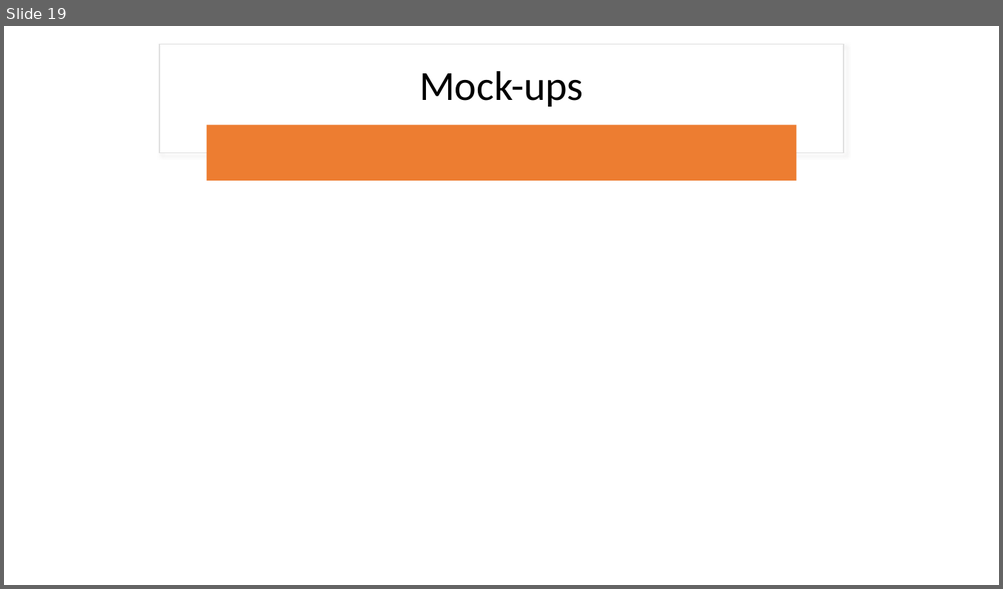
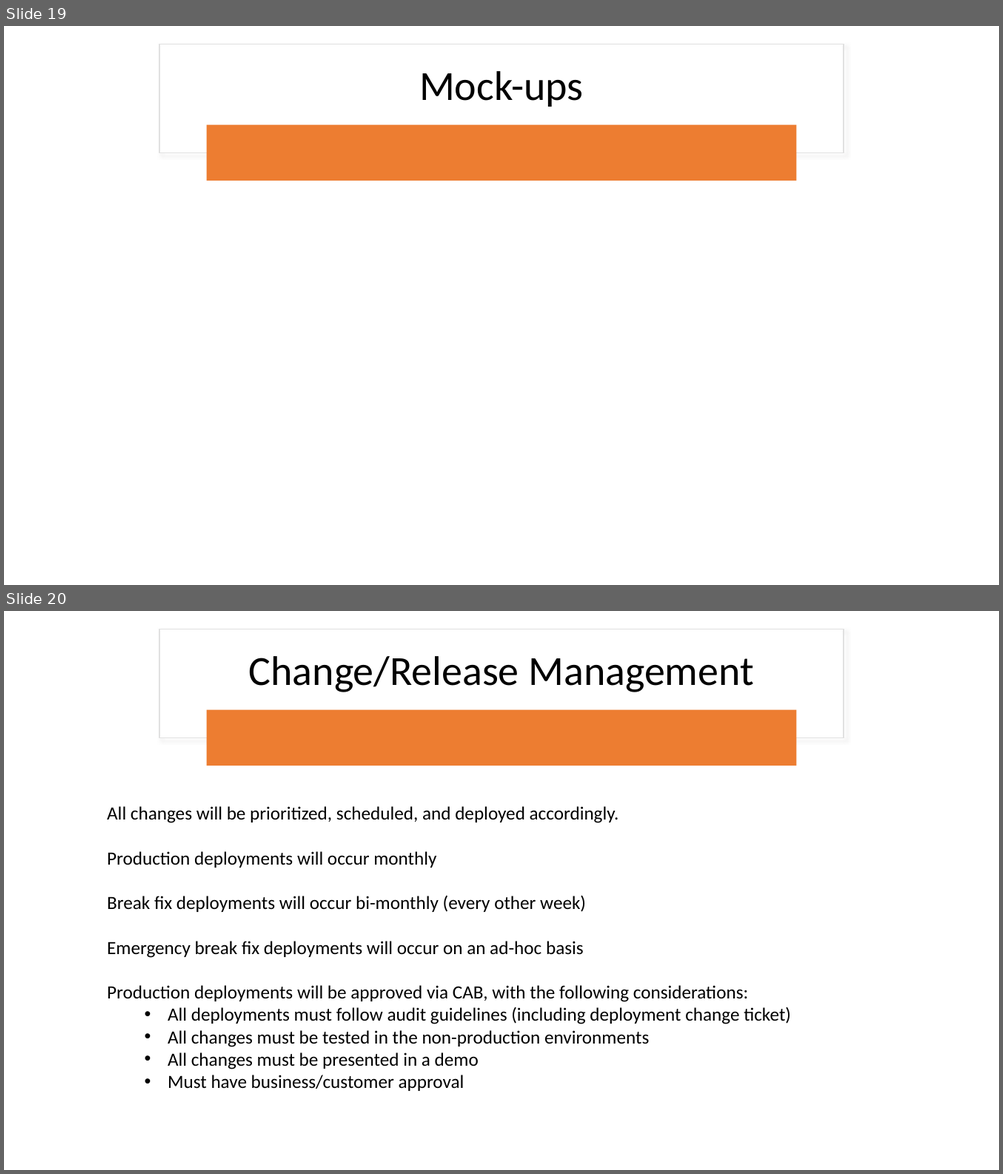
Before and after one commit to rlennon/ConnachtUni, a slide deck: documentation/Demonstrations/Connacht_University_TeamDC.pptx. Shown one above the other, each under a label of ours: slide 19 before the commit, slides 19 and 20 after it. The pictures are 1003x589 and 1003x1174 pixels, drawn with LibreOffice and Linux fonts; fonts in the diff are those of the drawing. Boxes give left, top, right and bottom in pixels: in the first picture for what was removed or moved away, otherwise in the second. Text is boxed around its words. In the diff, an @@ line names an element or a change of style, - is before the commit and + after.

Commit message:
Added Change Management Slide

```diff
--- a/documentation/Demonstrations/Connacht_University_TeamDC.pptx
+++ b/documentation/Demonstrations/Connacht_University_TeamDC.pptx
@@ slide 20 added at <box>4,611,999,1170</box>, background #FFFFFF @@
@@ rectangle added at <box>159,629,843,738</box>, fill #FFFFFF, outline #E1E1E1 1 pt @@
@@ title added at <box>249,656,754,692</box>, 40 pt, text #000000 @@
+Change/Release Management
@@ rounded rectangle added at <box>207,709,797,766</box>, fill #ED7D31 @@
@@ text added at <box>107,806,791,1091</box>, 18 pt, text #000000 @@
+All changes will be prioritized, scheduled, and deployed accordingly.
+Production deployments will occur monthly
+Break fix deployments will occur bi-monthly (every other week)
+Emergency break fix deployments will occur on an ad-hoc basis
+Production deployments will be approved via CAB, with the following considerations:
+  • All deployments must follow audit guidelines (including deployment change ticket)
+  • All changes must be tested in the non-production environments
+  • All changes must be presented in a demo
+  • Must have business/customer approval
```
